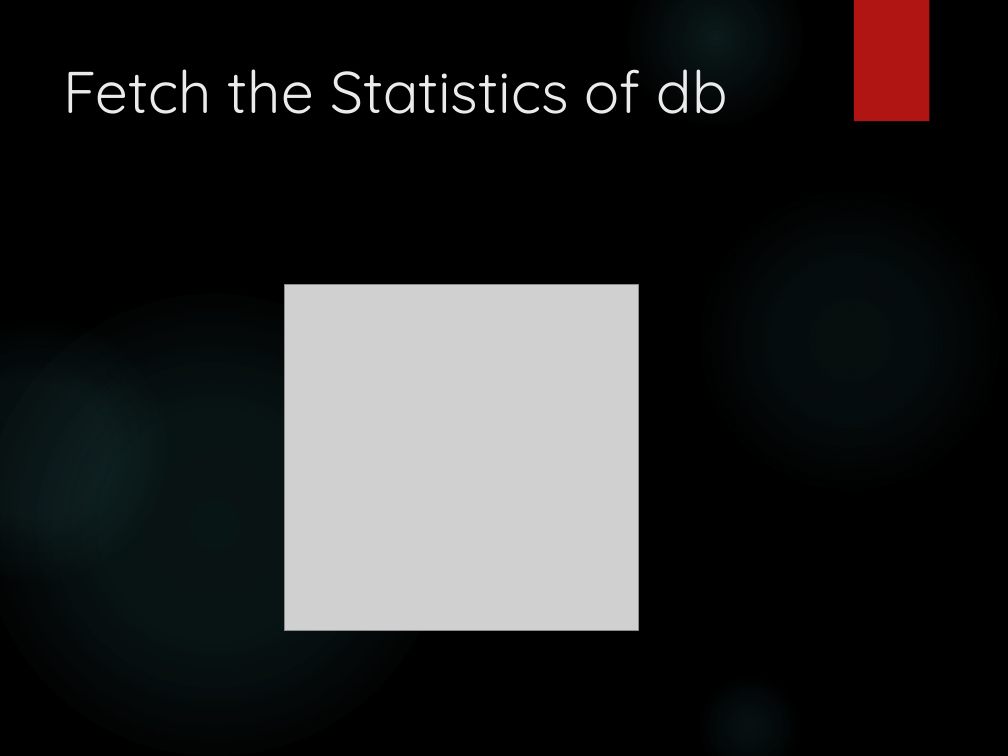
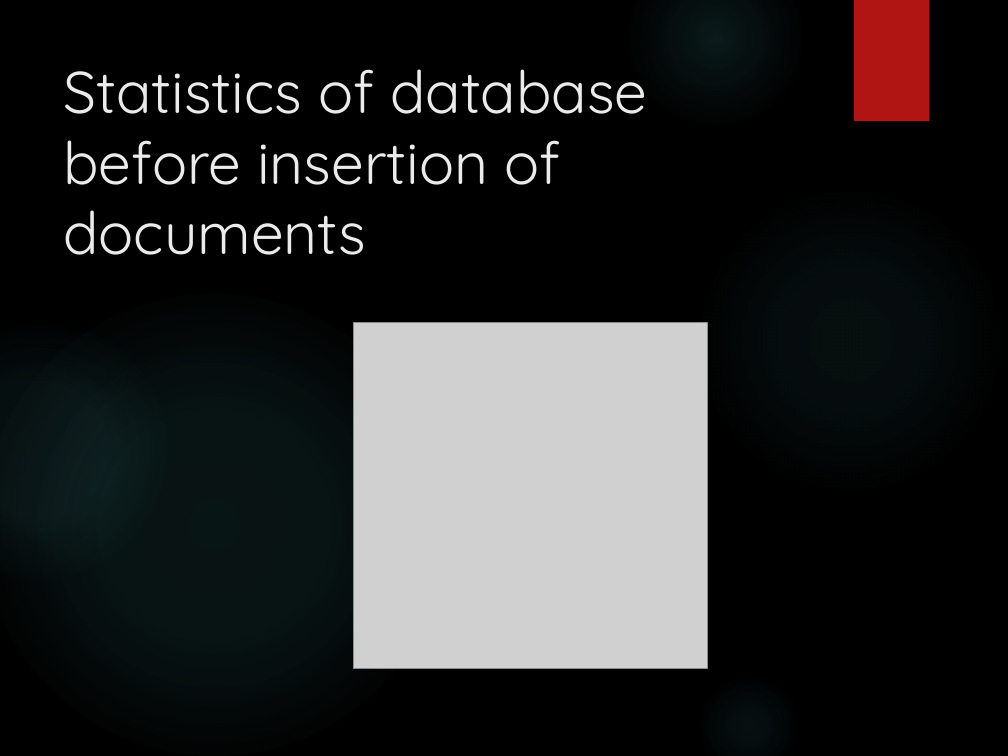
Before and after one commit to leg4822/ustdemo, a slide deck: slide 2 of MongoDB Relational Queries.pptx. Drawn at 1008x756 pixels with LibreOffice and Linux fonts; fonts in the diff are those of the drawing; grey boxes stand for pictures; background and template pictures are left out. Boxes give left, top, right and bottom in pixels: in the first picture for what was removed or moved away, otherwise in the second. Text is boxed around its words. In the diff, an @@ line names an element or a change of style, - is before the commit and + after.

```diff
--- a/MongoDB Relational Queries.pptx
+++ b/MongoDB Relational Queries.pptx
@@ title at (63, 69, 647, 255): text changed @@
-Fetch the Statistics of db
+Statistics of database before insertion of documents
@@ picture: place and size @@
-picture at (284, 284, 638, 631)
+picture at (353, 323, 707, 669)
```
Also in this commit, not shown: 6 other slides changed, 4 slides removed, 1 other file.
